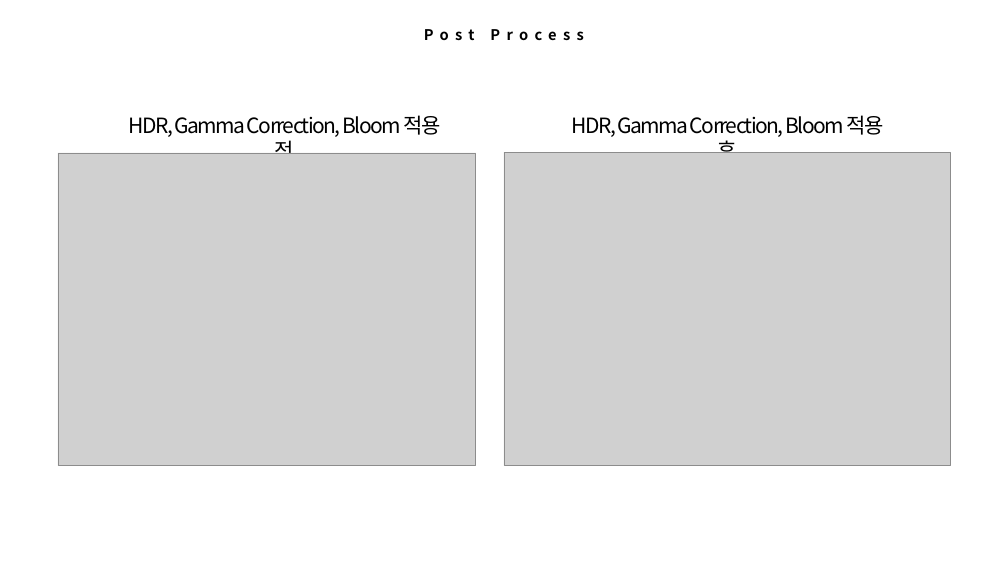
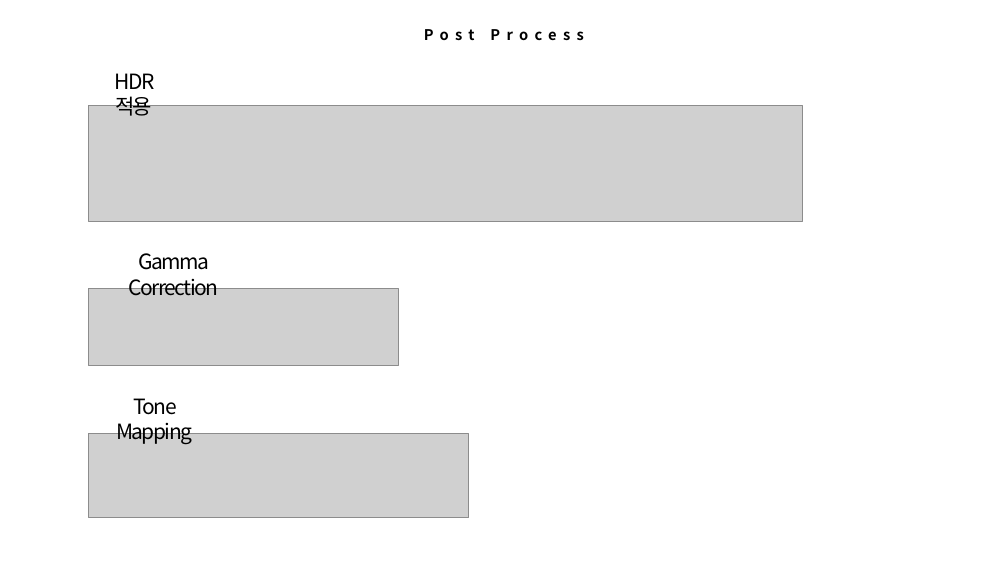
Before and after one commit to 2014182016/My-Opengl-Framework, a slide deck: slide 12 of 2020 OpenGL 포트폴리오 박세준.pptx. Drawn at 1008x567 pixels with LibreOffice and Linux fonts; fonts in the diff are those of the drawing; grey boxes stand for pictures. Boxes give left, top, right and bottom in pixels: in the first picture for what was removed or moved away, otherwise in the second. Text is boxed around its words. In the diff, an @@ line names an element or a change of style, - is before the commit and + after.

```diff
--- a/2020 OpenGL 포트폴리오 박세준.pptx
+++ b/2020 OpenGL 포트폴리오 박세준.pptx
@@ text at (x1=115, y1=73, x2=155, y2=116): text changed @@
-HDR, Gamma Correction, Bloom 적용 전
+HDR 적용
@@ picture added at (x1=88, y1=105, x2=802, y2=221) @@
@@ text removed at (x1=572, y1=115, x2=884, y2=153) @@
-HDR, Gamma Correction, Bloom 적용 후
@@ picture removed at (x1=58, y1=153, x2=476, y2=466) @@
@@ picture removed at (x1=504, y1=152, x2=951, y2=466) @@
@@ text added at (x1=129, y1=253, x2=219, y2=296), 20 pt, text #000000 @@
+Gamma Correction
@@ picture added at (x1=88, y1=289, x2=398, y2=366) @@
@@ text added at (x1=116, y1=398, x2=192, y2=444), 20 pt, text #000000 @@
+Tone Mapping
@@ picture added at (x1=88, y1=434, x2=469, y2=518) @@
```
Also in this commit, not shown: 2 other slides changed, 2 slides added, 1 slide removed, 12 other files.
